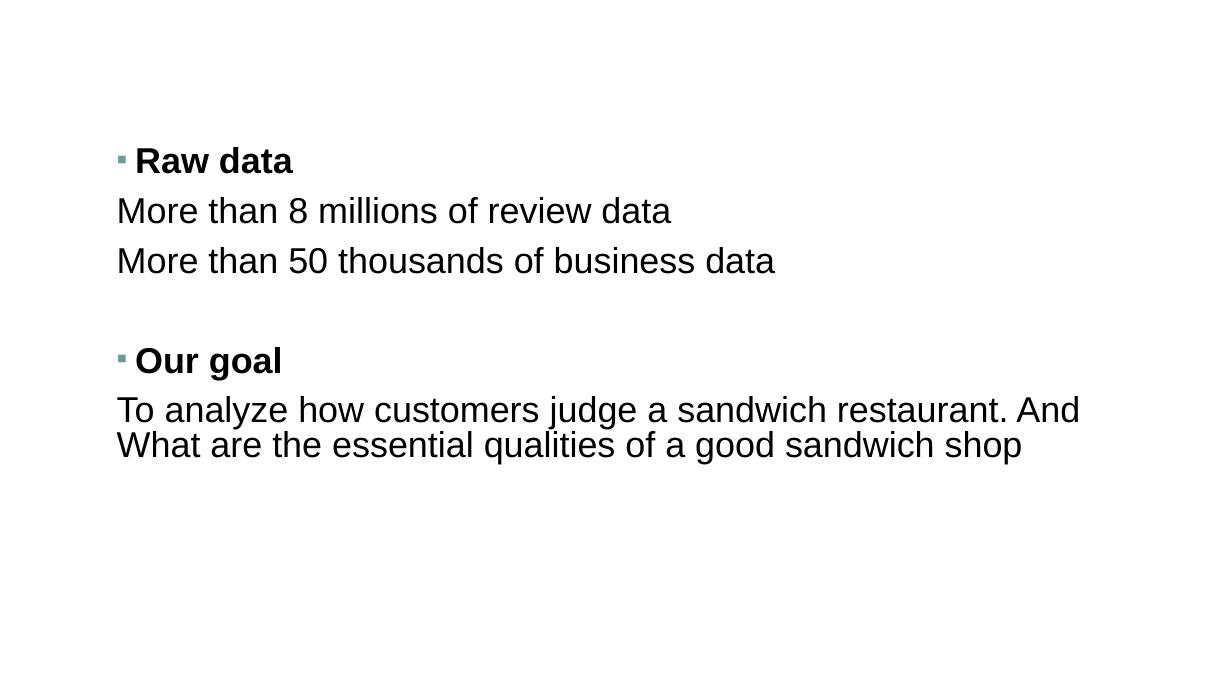
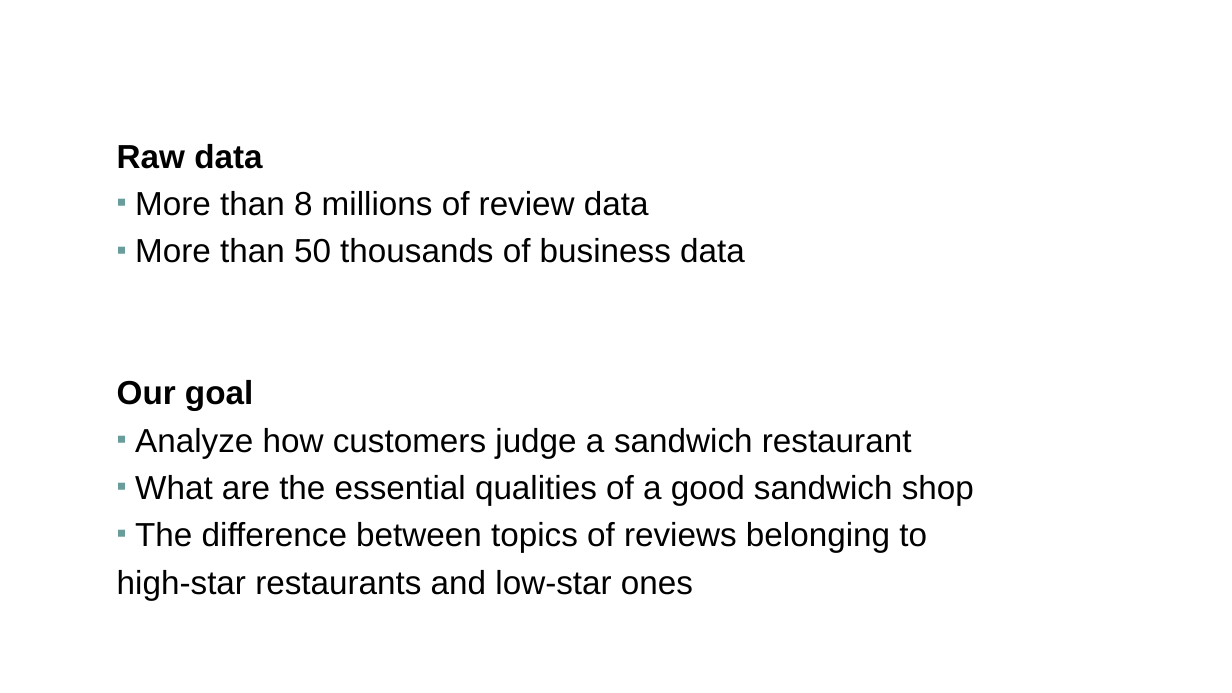
Before and after one commit to oxu2/YelpDataAnalysis, a slide deck: slide 2 of presentationYelpAnalysis.pptx. Drawn at 1232x693 pixels with LibreOffice and Linux fonts; fonts in the diff are those of the drawing; background and template pictures are left out. Boxes give left, top, right and bottom in pixels: in the first picture for what was removed or moved away, otherwise in the second. Text is boxed around its words. In the diff, an @@ line names an element or a change of style, - is before the commit and + after.

```diff
--- a/presentationYelpAnalysis.pptx
+++ b/presentationYelpAnalysis.pptx
@@ text at (117, 144, 745, 411): size 28 to 25.9 pt in "Raw data", "More than 8 millions of review data", "More than 50 thousands of business data", "Our goal"; bullet ▪ to none; bullet none to ▪ @@
@@ text at (117, 428, 974, 600): text changed; size 28 to 25.9 pt @@
-To analyze how customers judge a sandwich restaurant. And What are the essential qualities of a good sandwich shop
+▪ Analyze how customers judge a sandwich restaurant
+▪ What are the essential qualities of a good sandwich shop
+▪ The difference between topics of reviews belonging to
+high-star restaurants and low-star ones
```
Also in this commit, not shown: 5 other slides changed.
